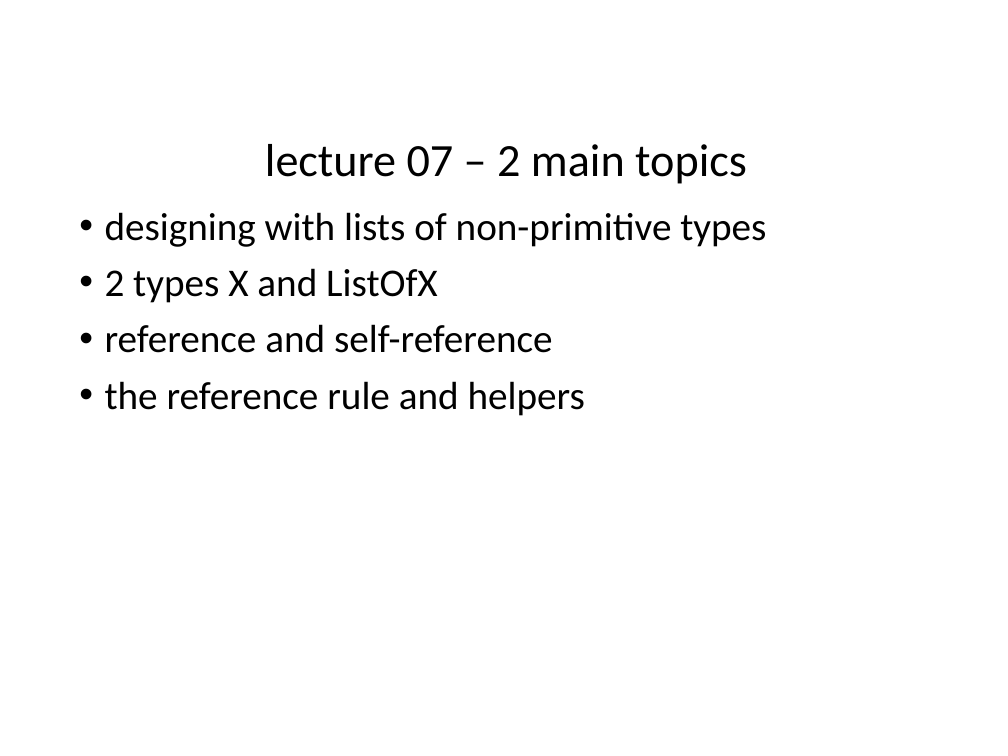
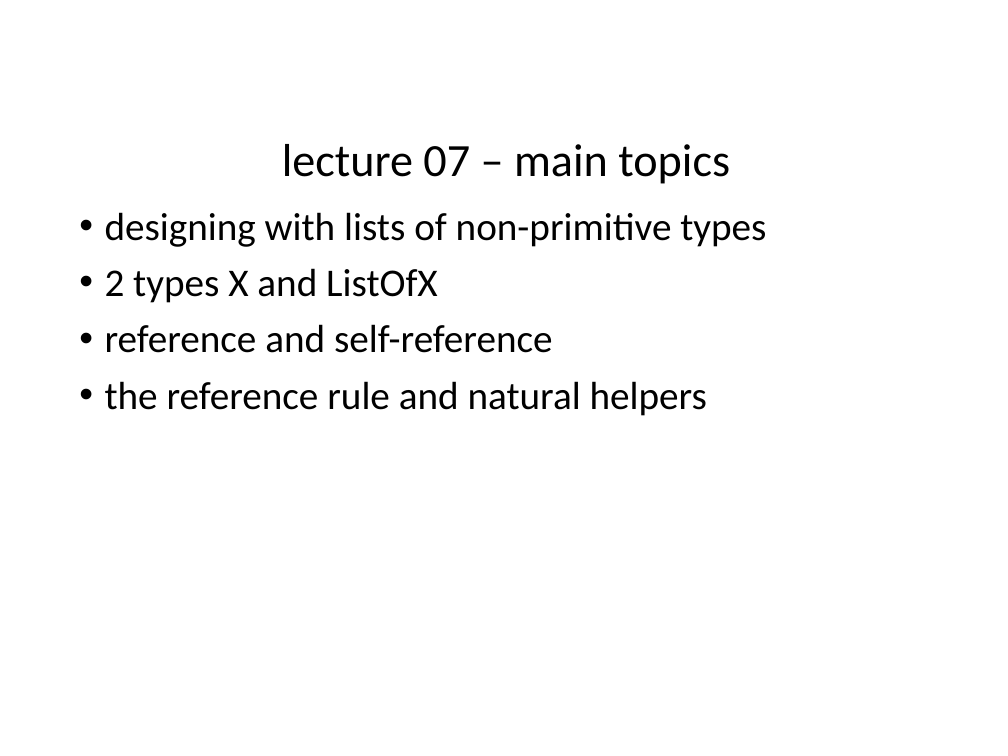
Before and after one commit to GregorKiczales/spd-materials, a slide deck: slide 1 of instructor/l07/l07-pad.pptx. Drawn at 1008x756 pixels with LibreOffice and Linux fonts; fonts in the diff are those of the drawing. Boxes give left, top, right and bottom in pixels: in the first picture for what was removed or moved away, otherwise in the second. Text is boxed around its words. In the diff, an @@ line names an element or a change of style, - is before the commit and + after.

```diff
--- a/instructor/l07/l07-pad.pptx
+++ b/instructor/l07/l07-pad.pptx
@@ text at (282,144,730,184): text changed @@
-lecture 07 – 2 main topics
+lecture 07 – main topics
@@ text at (105,381,707,416): text changed @@
-• the reference rule and helpers
+• the reference rule and natural helpers
```
Also in this commit, not shown: 1 slide added, 1 slide removed, 6 other files.
